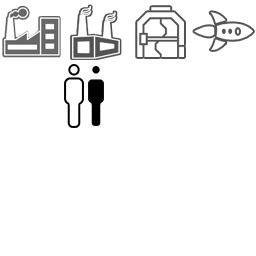
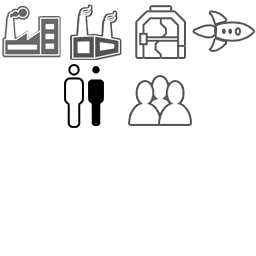
Layer changes from the first 256px x 256px image to the second:
added layer "Layer 4 copy" above "Layer 4" over [160, 82, 190, 124]
added layer "Layer 4" above "Layer 4 copy 2" over [130, 82, 160, 124]
added layer "Layer 4 copy 2" above "Layer 3 copy 2" over [145, 77, 175, 119]
